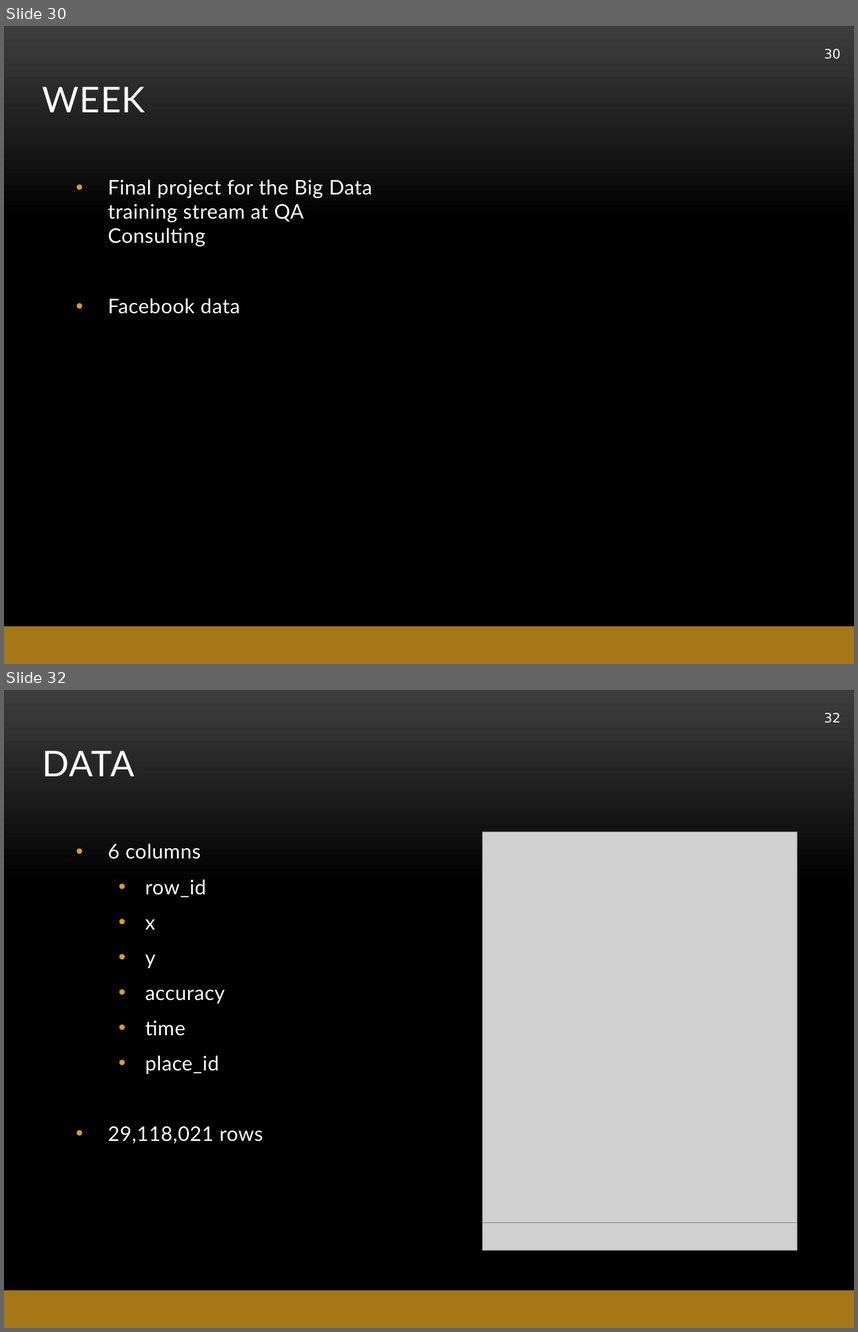
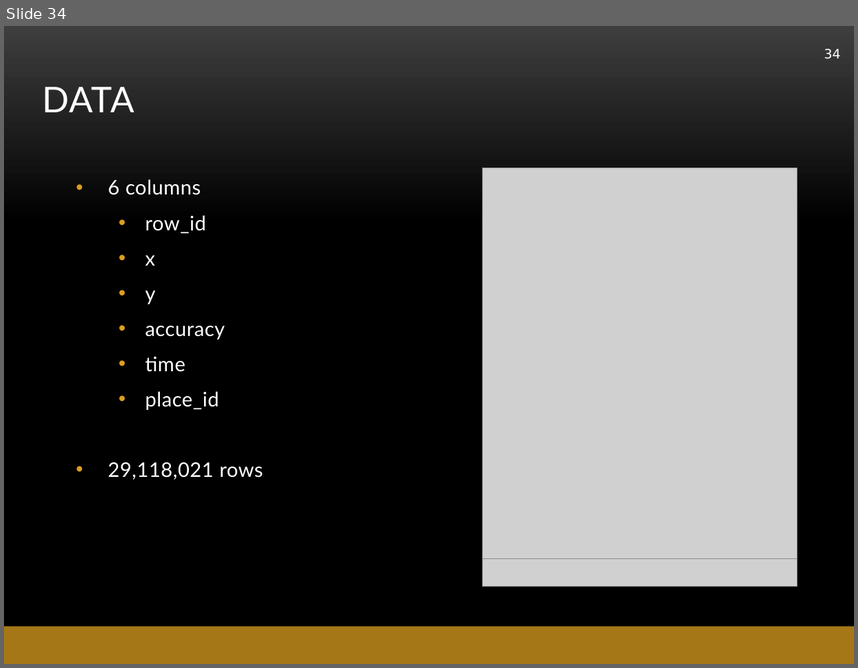
Before and after one commit to abe1ge/teletubbiesQAC, a slide deck: FinalPresentation.pptx. Shown one above the other, each under a label of ours: slides 30 and 32 before the commit, slide 34 after it; the slides between them are not shown. The pictures are 858x1332 and 858x668 pixels, drawn with LibreOffice and Linux fonts; fonts in the diff are those of the drawing; grey boxes stand for pictures; background and template pictures are left out. Boxes give left, top, right and bottom in pixels: in the first picture for what was removed or moved away, otherwise in the second. Text is boxed around its words. In the diff, an @@ line names an element or a change of style, - is before the commit and + after.

Commit message:
completed up to final project

```diff
--- a/FinalPresentation.pptx
+++ b/FinalPresentation.pptx
@@ slide 30 removed at (x1=4, y1=26, x2=854, y2=664), background picture (left out); not listed: 1 template element that a slide beside it also shows @@
@@ page number removed at (x1=824, y1=49, x2=841, y2=59) @@
-30
@@ title removed at (x1=43, y1=87, x2=145, y2=112) @@
-WEEK
@@ text removed at (x1=108, y1=179, x2=372, y2=314) @@
-• Final project for the Big Data training stream at QA Consulting
-• Facebook data
@@ what was slide 32 is now slide 34 @@
@@ page number at (x1=824, y1=49, x2=841, y2=59): text changed @@
-32
+34
```
Also in this commit, not shown: 10 slides changed, 3 slides added.
